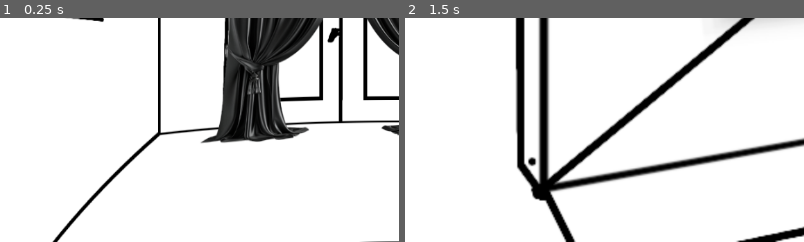
Above: before the commit, frames 1-2 (left to right).
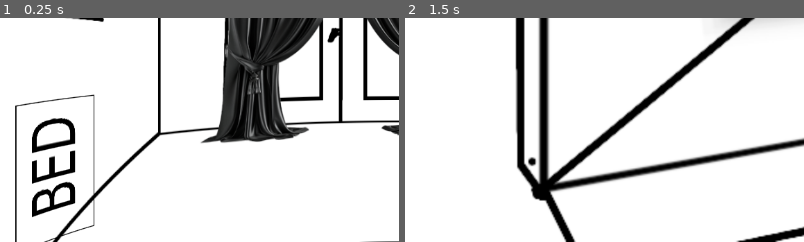
Above: after the commit, the same moments.

Repository: IESP9/repo_equip2
Game: Godot game, scene res://scenes/room.tscn
The game is run twice, just before and just after one commit, with the same random seed, the same clock (stepped at 60 frames per second) and the same inputs.
Inputs (mouse positions are % of the whole screen's width and height, from its top left):
- Up to frame 1 (0.25 s): no input
- Up to frame 2 (1.5 s): tap Enter at 0.5 s; move the mouse to (21, 48) at 0.52 s; hold Ctrl 0.53-1.28 s; click (21, 48) at 0.67 s; tap Space at 0.77, 1.25 s; move the mouse to (9, 39) at 1.27 s; tap Ctrl at 1.35 s; click (9, 39) at 1.42 s
The pictures show only the part of the screen within x 0-50%, y 50-100%; the shares and areas given below are measured in that part.

The runs differ from the first frame. In frame 1, 2.9% of the frame differs, in the area x 3-24%, y 33-100%; in frame 2, nothing differs.

Commit message:
Game

Diff:
--- a/project.godot
+++ b/project.godot
@@ -12,7 +12,7 @@
 
 config/name="DeepScaleBeta"
 run/main_scene="res://scenes/room.tscn"
-config/features=PackedStringArray("4.3", "Forward Plus")
+config/features=PackedStringArray("4.4", "Forward Plus")
 config/icon="res://icon.svg"
 
 [autoload]
--- /dev/null
+++ b/scenes/bed.tscn
@@ -0,0 +1,84 @@
+[gd_scene load_steps=15 format=3 uid="uid://dc668k20q3jfg"]
+
+[ext_resource type="Texture2D" uid="uid://d1sck6ga0q8fi" path="res://textures/cassetteplayer/player.png" id="1_bwiup"]
+[ext_resource type="Texture2D" uid="uid://cilxstqyok5ut" path="res://textures/cassetteplayer/player_back.png" id="2_stfwk"]
+[ext_resource type="Texture2D" uid="uid://blksbimrn28w1" path="res://textures/cassetteplayer/player_back_light.png" id="3_udhid"]
+[ext_resource type="Texture2D" uid="uid://csx1kxhp2yx2y" path="res://textures/cassetteplayer/player_light.png" id="4_ytiwe"]
+[ext_resource type="Texture2D" uid="uid://dghpjq27476mu" path="res://textures/cassetteplayer/player_play.png" id="5_l6lcw"]
+[ext_resource type="Texture2D" uid="uid://b8b06dyj5hq3v" path="res://textures/cassetteplayer/player_play_light.png" id="6_4l8h6"]
+[ext_resource type="Script" uid="uid://biegm4w40y06f" path="res://scripts/cassetteplayer.gd" id="7_h0cs4"]
+[ext_resource type="Script" uid="uid://bsj2ojkfw68aw" path="res://scripts/player_play.gd" id="8_g78bb"]
+[ext_resource type="Script" uid="uid://tjo6solssieb" path="res://scripts/player_back.gd" id="9_synea"]
+[ext_resource type="Script" uid="uid://bktg8jdhvjti6" path="res://scripts/goback.gd" id="10_nyrcr"]
+
+[sub_resource type="SpriteFrames" id="SpriteFrames_epy7k"]
+animations = [{
+"frames": [{
+"duration": 1.0,
+"texture": ExtResource("1_bwiup")
+}, {
+"duration": 1.0,
+"texture": ExtResource("4_ytiwe")
+}, {
+"duration": 1.0,
+"texture": ExtResource("2_stfwk")
+}, {
+"duration": 1.0,
+"texture": ExtResource("3_udhid")
+}, {
+"duration": 1.0,
+"texture": ExtResource("5_l6lcw")
+}, {
+"duration": 1.0,
+"texture": ExtResource("6_4l8h6")
+}],
+"loop": true,
+"name": &"default",
+"speed": 5.0
+}]
+
+[sub_resource type="RectangleShape2D" id="RectangleShape2D_djoq4"]
+size = Vector2(60, 95)
+
+[sub_resource type="RectangleShape2D" id="RectangleShape2D_txm02"]
+size = Vector2(65, 91.25)
+
+[sub_resource type="RectangleShape2D" id="RectangleShape2D_8yahw"]
+size = Vector2(1174, 87)
+
+[node name="Bed" type="Node2D"]
+script = ExtResource("7_h0cs4")
+
+[node name="bed" type="AnimatedSprite2D" parent="."]
+position = Vector2(576, 324)
+scale = Vector2(2, 2)
+sprite_frames = SubResource("SpriteFrames_epy7k")
+
+[node name="buttons" type="Node2D" parent="."]
+
+[node name="play" type="Area2D" parent="buttons"]
+script = ExtResource("8_g78bb")
+
+[node name="CollisionShape2D" type="CollisionShape2D" parent="buttons/play"]
+position = Vector2(877, 154.5)
+shape = SubResource("RectangleShape2D_djoq4")
+
+[node name="back" type="Area2D" parent="buttons"]
+script = ExtResource("9_synea")
+
+[node name="CollisionShape2D" type="CollisionShape2D" parent="buttons/back"]
+position = Vector2(942, 154.625)
+shape = SubResource("RectangleShape2D_txm02")
+
+[node name="Timer" type="Timer" parent="."]
+
+[node name="goback" type="Area2D" parent="."]
+script = ExtResource("10_nyrcr")
+
+[node name="CollisionShape2D" type="CollisionShape2D" parent="goback"]
+position = Vector2(577, 649)
+shape = SubResource("RectangleShape2D_8yahw")
+
+[connection signal="input_event" from="buttons/play" to="buttons/play" method="_on_input_event"]
+[connection signal="timeout" from="Timer" to="." method="_on_timer_timeout"]
+[connection signal="timeout" from="Timer" to="bed" method="_on_timer_timeout"]
--- /dev/null
+++ b/scenes/closet.tscn
@@ -0,0 +1,34 @@
+[gd_scene load_steps=5 format=3 uid="uid://cl7drp8ltce6g"]
+
+[ext_resource type="Texture2D" uid="uid://c7kijj45denos" path="res://textures/room/closet.png" id="1_vjcm5"]
+[ext_resource type="Script" uid="uid://kynlpglj42d8" path="res://scripts/gobackroom.gd" id="2_ql3t8"]
+
+[sub_resource type="SpriteFrames" id="SpriteFrames_mva4n"]
+animations = [{
+"frames": [{
+"duration": 1.0,
+"texture": ExtResource("1_vjcm5")
+}],
+"loop": true,
+"name": &"default",
+"speed": 5.0
+}]
+
+[sub_resource type="RectangleShape2D" id="RectangleShape2D_j3f62"]
+size = Vector2(1164, 46)
+
+[node name="Closet" type="Node2D"]
+
+[node name="closet" type="AnimatedSprite2D" parent="."]
+position = Vector2(576, 324)
+scale = Vector2(2, 2)
+sprite_frames = SubResource("SpriteFrames_mva4n")
+
+[node name="goback" type="Area2D" parent="."]
+script = ExtResource("2_ql3t8")
+
+[node name="CollisionShape2D" type="CollisionShape2D" parent="goback"]
+position = Vector2(577, 635)
+shape = SubResource("RectangleShape2D_j3f62")
+
+[connection signal="mouse_entered" from="goback" to="goback" method="_on_mouse_entered"]
--- a/scenes/door.tscn
+++ b/scenes/door.tscn
@@ -28,7 +28,7 @@
 
 [node name="Door" type="Node2D"]
 
-[node name="AnimatedSprite2D" type="AnimatedSprite2D" parent="."]
+[node name="door" type="AnimatedSprite2D" parent="."]
 position = Vector2(576, 324)
 scale = Vector2(2, 2)
 sprite_frames = SubResource("SpriteFrames_an7ly")
--- a/scenes/room.tscn
+++ b/scenes/room.tscn
@@ -1,10 +1,13 @@
-[gd_scene load_steps=13 format=3 uid="uid://s7rhruvx8sv3"]
+[gd_scene load_steps=17 format=3 uid="uid://s7rhruvx8sv3"]
 
 [ext_resource type="Texture2D" uid="uid://c35cq8hqu55br" path="res://textures/room/room.png" id="1_j50an"]
-[ext_resource type="Script" path="res://scripts/roompan.gd" id="1_jispr"]
-[ext_resource type="Script" path="res://scripts/window.gd" id="4_i6m8r"]
-[ext_resource type="Script" path="res://scripts/vent.gd" id="4_r41n4"]
-[ext_resource type="Script" path="res://scripts/door.gd" id="5_d4gel"]
+[ext_resource type="Script" uid="uid://dx5b0byrn4v2p" path="res://scripts/roompan.gd" id="1_jispr"]
+[ext_resource type="Script" uid="uid://ddjl87lhe6vca" path="res://scripts/window.gd" id="4_i6m8r"]
+[ext_resource type="Script" uid="uid://bqsvkx6m2snqr" path="res://scripts/vent.gd" id="4_r41n4"]
+[ext_resource type="Script" uid="uid://c4md76v8rxy8a" path="res://scripts/door.gd" id="5_d4gel"]
+[ext_resource type="Script" uid="uid://kynlpglj42d8" path="res://scripts/gobackroom.gd" id="6_5rbme"]
+[ext_resource type="Script" uid="uid://cdniuiibqmscg" path="res://scripts/bed.gd" id="6_ujnyd"]
+[ext_resource type="Texture2D" uid="uid://dp1xir7q5b37f" path="res://textures/cassetteplayer/bed_button.png" id="7_fgqbh"]
 
 [sub_resource type="SpriteFrames" id="SpriteFrames_g2wpc"]
 animations = [{
@@ -77,20 +80,23 @@
 }"
 
 [sub_resource type="ShaderMaterial" id="ShaderMaterial_n616l"]
-shader = SubResource("Shader_36syv")
+shader = SubResource("Shader_q80pp")
 shader_parameter/zoom = 0.15
 shader_parameter/sharpness = 2.0
 shader_parameter/direction = Vector2(0, 1)
 shader_parameter/wrapping_mode = 0
 
 [sub_resource type="RectangleShape2D" id="RectangleShape2D_yradb"]
-size = Vector2(111, 115)
+size = Vector2(111, 134.5)
 
 [sub_resource type="RectangleShape2D" id="RectangleShape2D_g6eun"]
 size = Vector2(371, 272)
 
 [sub_resource type="RectangleShape2D" id="RectangleShape2D_xfxs7"]
 size = Vector2(287, 443)
+
+[sub_resource type="RectangleShape2D" id="RectangleShape2D_ygp4d"]
+size = Vector2(966, 50)
 
 [node name="Room" type="Node2D"]
 script = ExtResource("1_jispr")
@@ -157,6 +163,25 @@
 position = Vector2(1270.5, 423.5)
 shape = SubResource("RectangleShape2D_xfxs7")
 
+[node name="bed" type="Area2D" parent="doors"]
+script = ExtResource("6_ujnyd")
+
+[node name="CollisionShape2D" type="CollisionShape2D" parent="doors/bed"]
+position = Vector2(77, 485)
+shape = SubResource("RectangleShape2D_yradb")
+
+[node name="BedButton" type="Sprite2D" parent="doors"]
+position = Vector2(81, 493)
+scale = Vector2(0.15, 0.0916667)
+texture = ExtResource("7_fgqbh")
+
+[node name="goback" type="Area2D" parent="."]
+script = ExtResource("6_5rbme")
+
+[node name="CollisionShape2D" type="CollisionShape2D" parent="goback"]
+position = Vector2(676, 637)
+shape = SubResource("RectangleShape2D_ygp4d")
+
 [connection signal="mouse_entered" from="detectors/left" to="." method="_on_left_mouse_entered"]
 [connection signal="mouse_exited" from="detectors/left" to="." method="_on_left_mouse_exited"]
 [connection signal="mouse_entered" from="detectors/right" to="." method="_on_right_mouse_entered"]
@@ -164,3 +189,5 @@
 [connection signal="input_event" from="doors/vent" to="doors/vent" method="_on_input_event"]
 [connection signal="input_event" from="doors/window" to="doors/window" method="_on_input_event"]
 [connection signal="input_event" from="doors/door" to="doors/door" method="_on_input_event"]
+[connection signal="input_event" from="doors/bed" to="doors/bed" method="_on_input_event"]
+[connection signal="mouse_exited" from="goback" to="goback" method="_on_mouse_exited"]
--- /dev/null
+++ b/scenes/room_back.tscn
@@ -0,0 +1,164 @@
+[gd_scene load_steps=12 format=3 uid="uid://mqq1frwilrfq"]
+
+[ext_resource type="Texture2D" uid="uid://dqv7loffwfuir" path="res://textures/room/room_back.png" id="1_hlt4j"]
+[ext_resource type="Script" uid="uid://dx5b0byrn4v2p" path="res://scripts/roompan.gd" id="1_n3hmp"]
+[ext_resource type="Script" uid="uid://b0j1vk68n4tik" path="res://scripts/closet.gd" id="3_1ld5x"]
+[ext_resource type="Script" uid="uid://bktg8jdhvjti6" path="res://scripts/goback.gd" id="3_um5vg"]
+
+[sub_resource type="SpriteFrames" id="SpriteFrames_db6rg"]
+animations = [{
+"frames": [{
+"duration": 1.0,
+"texture": ExtResource("1_hlt4j")
+}],
+"loop": true,
+"name": &"default",
+"speed": 5.0
+}]
+
+[sub_resource type="Shader" id="Shader_36syv"]
+code = "shader_type canvas_item;
+
+/**
+ * In relative units now (0-1)
+ */
+uniform float zoom = 1.0;
+
+/**
+ * Higher values = less distortion in the center
+ */
+uniform float sharpness = 2.0;
+
+/**
+ * (1, 0) for horizontal only, (0, 1) for vertical only
+ */
+uniform vec2 direction = vec2(1.0, 0.0);
+
+/**
+ * 0: Repeats
+ * 1: Clamps
+ * 2: Clips
+ */
+uniform int wrapping_mode = 0;
+
+uniform sampler2D SCREEN_TEXTURE : hint_screen_texture, filter_linear_mipmap;
+
+void fragment() {
+    float fB;
+    float fC;
+
+    vec2 posTex;
+    vec4 color = vec4(0.0, 0.0, 0.0, 1.0);
+    vec2 uv = SCREEN_UV;
+    vec2 ndir = normalize(direction);
+    float fac1 = abs(dot(uv - 0.5, normalize(ndir.yx))) * 2.0;
+    float fac2 = -dot(uv - 0.5, normalize(ndir)) * 2.0;
+    vec2 new_uv = uv + pow(fac1, sharpness) * fac2 * zoom * ndir;
+    switch (wrapping_mode)
+    {
+        case 2:
+            if (0.0 > new_uv.x || new_uv.x > 1.0 || 0.0 > new_uv.y || new_uv.y > 1.0)
+            {
+                COLOR = vec4(0);
+                break;
+            }
+        case 0:
+            new_uv = fract(new_uv);
+            // fall-through
+        case 1:
+            new_uv = clamp(new_uv, vec2(0), vec2(1));
+            COLOR = textureLod(SCREEN_TEXTURE, new_uv, 0.0);
+            break;
+    }
+}"
+
+[sub_resource type="ShaderMaterial" id="ShaderMaterial_g3fva"]
+shader = SubResource("Shader_36syv")
+shader_parameter/zoom = 0.15
+shader_parameter/sharpness = 2.0
+shader_parameter/direction = Vector2(0, 1)
+shader_parameter/wrapping_mode = 0
+
+[sub_resource type="RectangleShape2D" id="RectangleShape2D_clri8"]
+size = Vector2(478.944, 733.611)
+
+[sub_resource type="RectangleShape2D" id="RectangleShape2D_svo74"]
+size = Vector2(301.5, 629.5)
+
+[sub_resource type="RectangleShape2D" id="RectangleShape2D_totgq"]
+size = Vector2(267.5, 238)
+
+[sub_resource type="RectangleShape2D" id="RectangleShape2D_am3wi"]
+size = Vector2(1164, 46)
+
+[node name="RoomBack" type="Node2D"]
+script = ExtResource("1_n3hmp")
+
+[node name="room_back" type="AnimatedSprite2D" parent="."]
+position = Vector2(730, 324)
+scale = Vector2(0.9125, 0.9)
+sprite_frames = SubResource("SpriteFrames_db6rg")
+
+[node name="camera" type="Node2D" parent="."]
+
+[node name="viewcamera" type="Camera2D" parent="camera"]
+position = Vector2(576, 324)
+
+[node name="perspective" type="CanvasLayer" parent="."]
+
+[node name="ColorRect" type="ColorRect" parent="perspective"]
+z_index = -1
+material = SubResource("ShaderMaterial_g3fva")
+offset_left = -6.0
+offset_top = -6.0
+offset_right = 1154.0
+offset_bottom = 648.0
+mouse_filter = 2
+
+[node name="detectors" type="Node2D" parent="."]
+visibility_layer = 2
+position = Vector2(720, 324)
+scale = Vector2(0.9, 0.9)
+
+[node name="left" type="Area2D" parent="detectors"]
+
+[node name="CollisionShape2D" type="CollisionShape2D" parent="detectors/left"]
+z_index = 2
+position = Vector2(-558.361, -3.19446)
+shape = SubResource("RectangleShape2D_clri8")
+
+[node name="right" type="Area2D" parent="detectors"]
+
+[node name="CollisionShape2D" type="CollisionShape2D" parent="detectors/right"]
+z_index = 2
+position = Vector2(568.889, 1.11115)
+shape = SubResource("RectangleShape2D_clri8")
+
+[node name="doors" type="Node2D" parent="."]
+
+[node name="closet" type="Area2D" parent="doors"]
+script = ExtResource("3_1ld5x")
+
+[node name="CollisionShape2D" type="CollisionShape2D" parent="doors/closet"]
+position = Vector2(255.25, 329.25)
+shape = SubResource("RectangleShape2D_svo74")
+
+[node name="computer" type="Area2D" parent="doors"]
+
+[node name="CollisionShape2D" type="CollisionShape2D" parent="doors/computer"]
+position = Vector2(1220, 336)
+shape = SubResource("RectangleShape2D_totgq")
+
+[node name="goback" type="Area2D" parent="."]
+script = ExtResource("3_um5vg")
+
+[node name="CollisionShape2D" type="CollisionShape2D" parent="goback"]
+position = Vector2(577, 635)
+shape = SubResource("RectangleShape2D_am3wi")
+
+[connection signal="mouse_entered" from="detectors/left" to="." method="_on_left_mouse_entered"]
+[connection signal="mouse_exited" from="detectors/left" to="." method="_on_left_mouse_exited"]
+[connection signal="mouse_entered" from="detectors/right" to="." method="_on_right_mouse_entered"]
+[connection signal="mouse_exited" from="detectors/right" to="." method="_on_right_mouse_exited"]
+[connection signal="input_event" from="doors/closet" to="doors/closet" method="_on_input_event"]
+[connection signal="mouse_exited" from="goback" to="goback" method="_on_mouse_exited"]
--- a/scenes/title.tscn
+++ b/scenes/title.tscn
@@ -19,55 +19,60 @@
 
 [node name="Camera2D" type="Camera2D" parent="."]
 
-[node name="background" type="CanvasLayer" parent="Camera2D"]
-
-[node name="TextureRect" type="TextureRect" parent="Camera2D/background"]
-offset_left = -676.0
-offset_top = -364.0
-offset_right = 685.0
-offset_bottom = 363.0
-texture = ExtResource("1_vglcq")
-
-[node name="jugar" type="Label" parent="Camera2D/background"]
-offset_left = -67.0
-offset_top = -48.0
-offset_right = 89.0
-offset_bottom = 28.0
-text = "Jugar"
-label_settings = SubResource("LabelSettings_c8jrw")
-
-[node name="Nueva_partida" type="Label" parent="Camera2D/background"]
-offset_left = -178.0
-offset_top = 38.0
-offset_right = 200.0
-offset_bottom = 114.0
-text = "Nueva Partida"
-label_settings = SubResource("LabelSettings_qvv83")
-
-[node name="Titulo" type="Label" parent="Camera2D/background"]
-offset_left = -95.0
-offset_top = -254.0
-offset_right = 98.0
-offset_bottom = -158.0
-text = "Titulo"
-label_settings = SubResource("LabelSettings_eu8n4")
-
-[node name="Opciones" type="Label" parent="Camera2D/background"]
-offset_left = -625.0
-offset_top = 120.0
-offset_right = -247.0
-offset_bottom = 196.0
-text = "Opciones"
-label_settings = SubResource("LabelSettings_qvv83")
-
-[node name="Extras" type="Label" parent="Camera2D/background"]
-offset_left = -637.0
-offset_top = 197.0
-offset_right = -259.0
-offset_bottom = 273.0
-text = "Extras"
-label_settings = SubResource("LabelSettings_qvv83")
-
 [node name="Button" type="Button" parent="."]
 offset_right = 8.0
 offset_bottom = 8.0
+metadata/_edit_use_anchors_ = true
+
+[node name="background" type="CanvasLayer" parent="."]
+
+[node name="TextureRect" type="TextureRect" parent="background"]
+offset_right = 1361.0
+offset_bottom = 727.0
+texture = ExtResource("1_vglcq")
+metadata/_edit_use_anchors_ = true
+
+[node name="jugar" type="Label" parent="background"]
+offset_left = 609.0
+offset_top = 316.0
+offset_right = 765.0
+offset_bottom = 392.0
+text = "Jugar"
+label_settings = SubResource("LabelSettings_c8jrw")
+metadata/_edit_use_anchors_ = true
+
+[node name="Nueva_partida" type="Label" parent="background"]
+offset_left = 498.0
+offset_top = 402.0
+offset_right = 876.0
+offset_bottom = 478.0
+text = "Nueva Partida"
+label_settings = SubResource("LabelSettings_qvv83")
+metadata/_edit_use_anchors_ = true
+
+[node name="Titulo" type="Label" parent="background"]
+offset_left = 581.0
+offset_top = 110.0
+offset_right = 774.0
+offset_bottom = 206.0
+text = "Titulo"
+label_settings = SubResource("LabelSettings_eu8n4")
+metadata/_edit_use_anchors_ = true
+
+[node name="Opciones" type="Label" parent="background"]
+offset_left = 51.0
+offset_top = 484.0
+offset_right = 429.0
+offset_bottom = 560.0
+text = "Opciones"
+label_settings = SubResource("LabelSettings_qvv83")
+metadata/_edit_use_anchors_ = true
+
+[node name="Extras" type="Label" parent="background"]
+offset_left = 39.0
+offset_top = 561.0
+offset_right = 417.0
+offset_bottom = 637.0
+text = "Extras"
+label_settings = SubResource("LabelSettings_qvv83")
+metadata/_edit_use_anchors_ = true
--- a/scenes/window.tscn
+++ b/scenes/window.tscn
@@ -28,7 +28,7 @@
 
 [node name="Window" type="Node2D"]
 
-[node name="AnimatedSprite2D" type="AnimatedSprite2D" parent="."]
+[node name="window" type="AnimatedSprite2D" parent="."]
 position = Vector2(576, 324)
 scale = Vector2(2, 2)
 sprite_frames = SubResource("SpriteFrames_3gbqk")
--- a/scripts/GlobalData.gd
+++ b/scripts/GlobalData.gd
@@ -1,2 +1,3 @@
 extends Node
 var frame_to_set = 0  # Default frame
+var active_goback = false
--- /dev/null
+++ b/scripts/bed.gd
@@ -0,0 +1,21 @@
+extends Area2D
+
+@onready var vent = $vent
+
+const TARGET_SCENE = "res://scenes/bed.tscn"
+
+func _on_input_event(viewport: Node, event: InputEvent, shape_idx: int) -> void:
+	if event is InputEventMouseButton and event.pressed:
+		print('------ room._on_input_event')
+		var target_frame = 2  # Define the frame to pass
+		#var packed_data = {"frame": target_frame}  # Store data in a dictionary
+
+
+		# Change to the new scene and pass the data
+		get_tree().change_scene_to_file(TARGET_SCENE)
+
+		# Store data in an autoload (singleton) or use a global variable
+		GlobalData.frame_to_set = target_frame  # Requires a GlobalData autoload
+
+
+	pass # Replace with function body.
--- /dev/null
+++ b/scripts/cassetteplayer.gd
@@ -0,0 +1,19 @@
+extends Node2D
+
+@onready var timer: Timer = $Timer
+@onready var bed: AnimatedSprite2D = $bed  # Correct path for AnimatedSprite2D
+
+var current_frame: int = 0
+
+func _ready() -> void:
+	if bed == null:
+		print("Error: bed is null!")
+		return
+
+	current_frame = 0  # Set the initial frame to 0 or 1 as needed
+	bed.frame = current_frame
+	timer.start()  # Start the timer
+
+func _on_timer_timeout() -> void:
+	current_frame = 1 - current_frame  # Toggle between 0 and 1
+	bed.frame = current_frame
--- /dev/null
+++ b/scripts/closet.gd
@@ -0,0 +1,21 @@
+extends Area2D
+
+@onready var closet = $closet
+
+const TARGET_SCENE = "res://scenes/closet.tscn"
+
+func _on_input_event(viewport: Node, event: InputEvent, shape_idx: int) -> void:
+	if event is InputEventMouseButton and event.pressed:
+		print('------ room._on_input_event')
+		var target_frame = 2  # Define the frame to pass"res://scenes/window.tscn"
+		#var packed_data = {"frame": target_frame}  # Store data in a dictionary
+
+
+		# Change to the new scene and pass the data
+		get_tree().change_scene_to_file(TARGET_SCENE)
+
+		# Store data in an autoload (singleton) or use a global variable
+		GlobalData.frame_to_set = target_frame  # Requires a GlobalData autoload
+
+
+	pass # Replace with function body.
--- a/scripts/goback.gd
+++ b/scripts/goback.gd
@@ -1,8 +1,15 @@
 extends Area2D
 
 func _ready():
-	connect("mouse_entered", _on_mouse_entered)
+	connect("mouse_entered", Callable(self, "_on_mouse_entered"))
+	connect("mouse_exited", Callable(self, "_on_mouse_exited"))
 
 func _on_mouse_entered():
-	get_tree().change_scene_to_file("res://scenes/room.tscn")  # Replace with your scene path
-	print("adios")
+	if not GlobalData.active_goback:
+		GlobalData.active_goback = true
+		print("Changing scene...")
+		get_tree().change_scene_to_file("res://scenes/room.tscn")
+
+func _on_mouse_exited():
+	print("Mouse exited, reset active_goback")
+	GlobalData.active_goback = false
--- /dev/null
+++ b/scripts/gobackroom.gd
@@ -0,0 +1,15 @@
+extends Area2D
+
+func _ready():
+	connect("mouse_entered", Callable(self, "_on_mouse_entered"))
+	connect("mouse_exited", Callable(self, "_on_mouse_exited"))
+
+func _on_mouse_entered():
+	if not GlobalData.active_goback:
+		GlobalData.active_goback = true
+		print("Changing scene...")
+		get_tree().change_scene_to_file("res://scenes/room_back.tscn")
+
+func _on_mouse_exited():
+	print("Mouse exited, reset active_goback")
+	GlobalData.active_goback = false
--- /dev/null
+++ b/scripts/player_back.gd
@@ -0,0 +1,46 @@
+extends Node2D
+
+@onready var bed: AnimatedSprite2D = $"../../bed"  # Reference to AnimatedSprite2D
+@onready var timer: Timer = $"../../Timer"  # Reference to main Timer
+@onready var toggle_timer: Timer = Timer.new()  # Create a new Timer node for toggling
+
+var is_interacting: bool = false  # Track if the player is interacting
+var current_frame: int = 2  # Start with frame 4
+
+func _ready():
+	add_child(toggle_timer)  # Add the new Timer to the scene
+	toggle_timer.wait_time = 0.5  # Adjust speed of toggling
+	toggle_timer.timeout.connect(_on_toggle_timer_timeout)
+
+# Start toggling between frames 4 and 5
+func start_frame_2_3():
+	if bed != null:
+		timer.stop()  # Stop main timer to prevent switching back to 0-1
+		is_interacting = true  # Set interaction flag
+		toggle_timer.start()  # Start new timer for toggling frames
+		bed.frame = current_frame
+	else:
+		print("Error: bed is null!")
+
+# Stop toggling and keep the last frame
+func stop_frame_2_3():
+	if bed != null:
+		is_interacting = false  # Reset interaction flag
+		toggle_timer.stop()  # Stop the toggling timer
+	else:
+		print("Error: bed is null!")
+
+# Function that toggles between 4 and 5
+func _on_toggle_timer_timeout():
+	if is_interacting and bed != null:
+		current_frame = 3 if current_frame == 2 else 2  # Toggle frames
+		bed.frame = current_frame
+
+@onready var root_node: Node2D = get_parent()
+
+func _input_event(viewport, event, shape_idx: int) -> void:
+	if event is InputEventMouseButton:
+		if event.pressed:
+			start_frame_2_3()  # Start toggling frames 4 and 5
+		else:
+			stop_frame_2_3()  # Stop toggling
--- /dev/null
+++ b/scripts/player_play.gd
@@ -0,0 +1,46 @@
+extends Node2D
+
+@onready var bed: AnimatedSprite2D = $"../../bed"  # Reference to AnimatedSprite2D
+@onready var timer: Timer = $"../../Timer"  # Reference to main Timer
+@onready var toggle_timer: Timer = Timer.new()  # Create a new Timer node for toggling
+
+var is_interacting: bool = false  # Track if the player is interacting
+var current_frame: int = 4  # Start with frame 4
+
+func _ready():
+	add_child(toggle_timer)  # Add the new Timer to the scene
+	toggle_timer.wait_time = 0.5  # Adjust speed of toggling
+	toggle_timer.timeout.connect(_on_toggle_timer_timeout)
+
+# Start toggling between frames 4 and 5
+func start_frame_4_5():
+	if bed != null:
+		timer.stop()  # Stop main timer to prevent switching back to 0-1
+		is_interacting = true  # Set interaction flag
+		toggle_timer.start()  # Start new timer for toggling frames
+		bed.frame = current_frame
+	else:
+		print("Error: bed is null!")
+
+# Stop toggling and keep the last frame
+func stop_frame_4_5():
+	if bed != null:
+		is_interacting = false  # Reset interaction flag
+		toggle_timer.stop()  # Stop the toggling timer
+	else:
+		print("Error: bed is null!")
+
+# Function that toggles between 4 and 5
+func _on_toggle_timer_timeout():
+	if is_interacting and bed != null:
+		current_frame = 5 if current_frame == 4 else 4  # Toggle frames
+		bed.frame = current_frame
+
+@onready var root_node: Node2D = get_parent()
+
+func _input_event(viewport, event, shape_idx: int) -> void:
+	if event is InputEventMouseButton:
+		if event.pressed:
+			start_frame_4_5()  # Start toggling frames 4 and 5
+		else:
+			stop_frame_4_5()  # Stop toggling
Not shown: 1 places in scenes/door.tscn that only renumber resources
Not shown: 1 places in scenes/room.tscn that only renumber resources
Not shown: 1 places in scenes/vent.tscn that only renumber resources
Not shown: 1 places in scenes/window.tscn that only renumber resources
Not shown, added: scripts/GlobalData.gd.uid
Not shown, added: scripts/bed.gd.uid
Not shown, added: scripts/cassetteplayer.gd.uid
Not shown, added: scripts/closet.gd.uid
Not shown, added: scripts/door.gd.uid
Not shown, added: scripts/doorkeys.gd.uid
Not shown, added: scripts/goback.gd.uid
Not shown, added: scripts/gobackroom.gd.uid
(and 29 more such lines)
